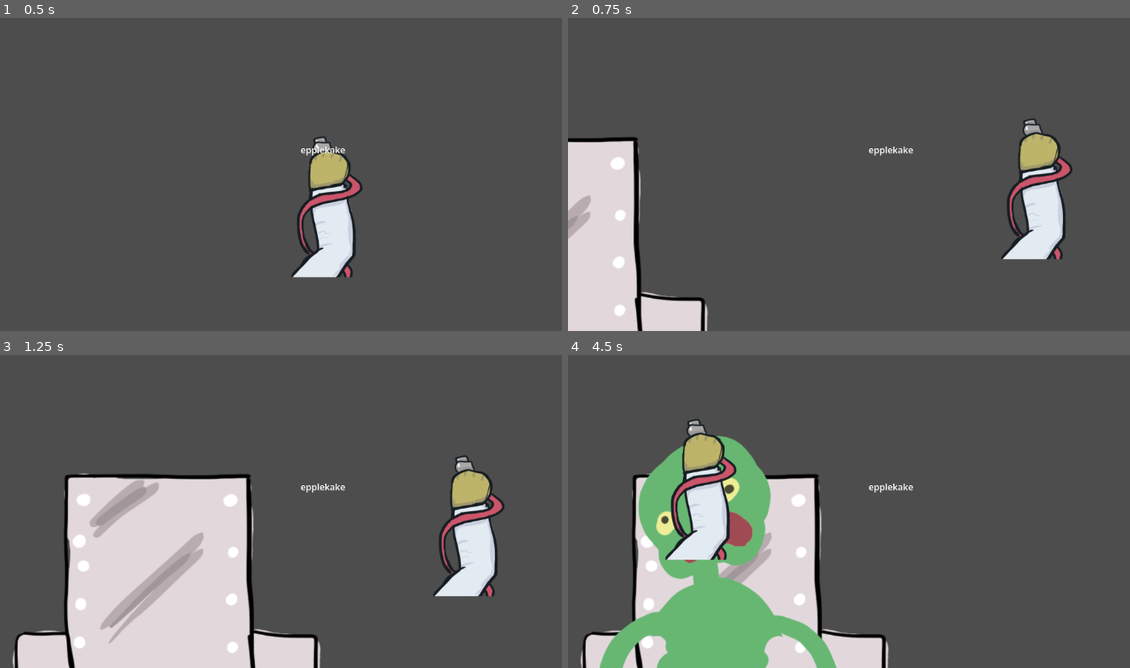
Above: before the commit, frames 1-4 (two rows, left to right).
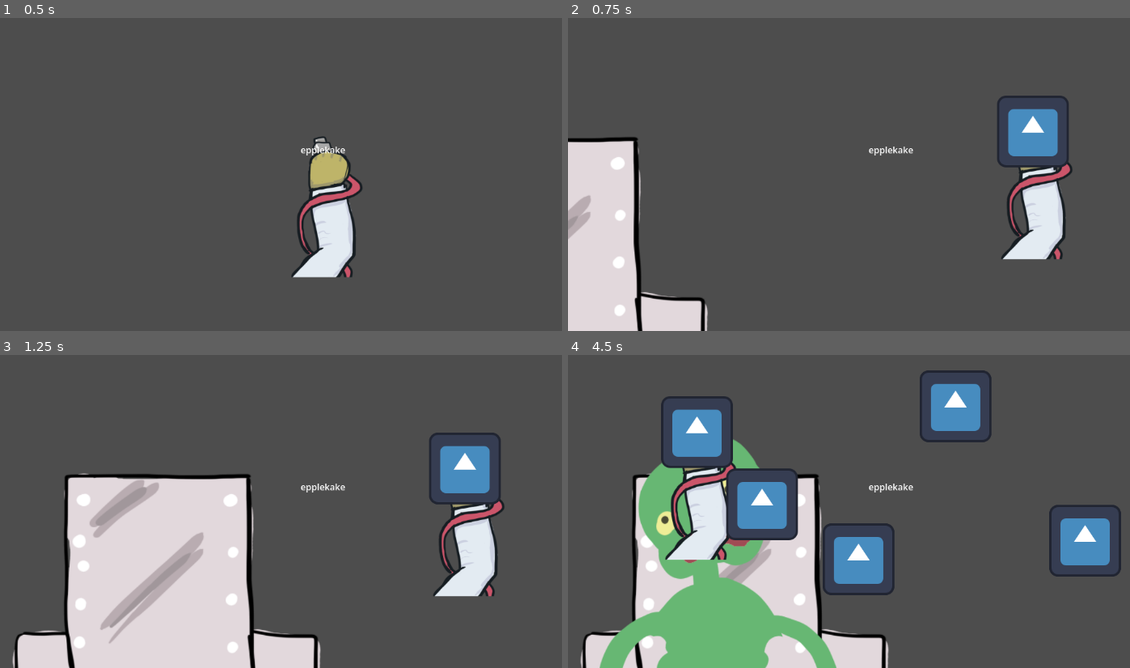
Above: after the commit, the same moments.

Repository: Slideshow776/Global-Game-Jam-2026
Game: Godot game, scene res://scenes/game.tscn
Two runs of this game, one before a commit and one after it. Both use one fixed random seed, a clock stepped at 60 frames per second and the inputs below. The engine's default icon, where the game draws it, is replaced by a stand-in: a white triangle on a blue panel in a dark square.
Inputs (mouse positions are in pixels of both pictures, inside the frame that each line leads up to):
- Up to frame 1 (0.5 s): no input
- Up to frame 2 (0.75 s): tap Enter at 0.5, 0.6 s; move the mouse to (1034, 130) at 0.52 s; click (1034, 130) at 0.67 s
- Up to frame 3 (1.25 s): no input
- Up to frame 4 (4.5 s): tap Space at 1.25, 2.75, 4.25 s; move the mouse to (759, 505) at 1.27 s; tap F at 1.35, 2.85, 4.35 s; click (759, 505) at 1.42 s; tap Enter at 2, 2.1, 3.5, 3.6 s; move the mouse to (955, 405) at 2.02 s; click (955, 405) at 2.17 s; move the mouse to (860, 558) at 2.77 s; click (860, 558) at 2.92 s; move the mouse to (1085, 539) at 3.52 s; click (1085, 539) at 3.67 s; move the mouse to (697, 433) at 4.27 s; click (697, 433) at 4.42 s

Frame 1 is identical in both runs. In frame 2, 1.9% of the frame differs, in the area x 76-90%, y 24-48%; in frame 3, 1.9%; in frame 4, 10%, in the area x 16-99%, y 4-77%.

Commit message:
Summon mock-object on click

Diff:
--- /dev/null
+++ b/scenes/TestScene.tscn
@@ -0,0 +1,3 @@
+[gd_scene format=3 uid="uid://bpojwgys8yej8"]
+
+[node name="TestScene" type="Node2D" unique_id=387761760]
--- a/scenes/gun.gd
+++ b/scenes/gun.gd
@@ -4,6 +4,8 @@
 # Called when the node enters the scene tree for the first time.
 @onready var gun_pos = $gun/gunpoint
 @onready var gun = $gun
+@onready var test_object = preload("res://scenes/test_object.tscn")
+
 func _ready() -> void:
 	pass
 
@@ -11,6 +13,9 @@
 	if event is InputEventMouseButton:
 		if event.button_index == MOUSE_BUTTON_LEFT:
 			GameState.gun_clicked.emit()
+			var obj = test_object.instantiate() as Node2D
+			add_child(obj)
+			obj.global_position = get_global_mouse_position()
 
 # Called every frame. 'delta' is the elapsed time since the previous frame.
 func _process(delta: float) -> void:
--- /dev/null
+++ b/scenes/test_object.gd
@@ -0,0 +1,10 @@
+extends Node2D
+
+
+@onready var timer = $DeathTimer
+# Called when the node enters the scene tree for the first time.
+func _ready() -> void:
+	timer.timeout.connect(_on_death_timer_expired)
+
+func _on_death_timer_expired():
+	queue_free()
--- a/scenes/test_object.tscn
+++ b/scenes/test_object.tscn
@@ -1,9 +1,14 @@
 [gd_scene format=3 uid="uid://dbf71h87ka804"]
 
+[ext_resource type="Script" uid="uid://d384mqu1xxai1" path="res://scenes/test_object.gd" id="1_1qfhr"]
 [ext_resource type="Texture2D" uid="uid://dms72d110b4bw" path="res://assets/images/icon.svg" id="1_eyrmi"]
 
 [node name="TestObject" type="Node2D" unique_id=443474633]
-position = Vector2(1, 0)
+script = ExtResource("1_1qfhr")
 
 [node name="Sprite2D" type="Sprite2D" parent="." unique_id=1114459930]
 texture = ExtResource("1_eyrmi")
+
+[node name="DeathTimer" type="Timer" parent="." unique_id=1998815990]
+wait_time = 3.0
+autostart = true
--- /dev/null
+++ b/scenes/testgame.tscn
@@ -0,0 +1,37 @@
+[gd_scene format=3 uid="uid://x2fdi14lbvxb"]
+
+[ext_resource type="PackedScene" uid="uid://cttrm7okfclgv" path="res://scenes/chair.tscn" id="1_7xly5"]
+[ext_resource type="PackedScene" uid="uid://ctl4sbj7wc1x4" path="res://scenes/mutant.tscn" id="2_x6ekn"]
+[ext_resource type="PackedScene" uid="uid://dlmao0kysnkd" path="res://scenes/arm.tscn" id="3_4okq7"]
+
+[node name="Game" type="Node2D" unique_id=1847825036]
+
+[node name="Chair" parent="." unique_id=1717929055 instance=ExtResource("1_7xly5")]
+position = Vector2(289.59375, 500.99997)
+scale = Vector2(1.3324018, 1.2555372)
+
+[node name="Mutant" parent="." unique_id=1784549054 instance=ExtResource("2_x6ekn")]
+position = Vector2(263.43634, 515.38794)
+
+[node name="Timer" type="Timer" parent="Mutant" unique_id=1027224886]
+wait_time = 3.0
+one_shot = true
+autostart = true
+
+[node name="GUI" type="CanvasLayer" parent="." unique_id=1506688441]
+
+[node name="Label" type="Label" parent="GUI" unique_id=850659862]
+anchors_preset = 8
+anchor_left = 0.5
+anchor_top = 0.5
+anchor_right = 0.5
+anchor_bottom = 0.5
+offset_left = -40.0
+offset_top = -11.5
+offset_right = 40.0
+offset_bottom = 11.5
+grow_horizontal = 2
+grow_vertical = 2
+text = "epplekake"
+
+[node name="Player" parent="." unique_id=30301401 instance=ExtResource("3_4okq7")]
Not shown, added: scenes/test_object.gd.uid
Not shown, added: scenes/game.tscn.orig
